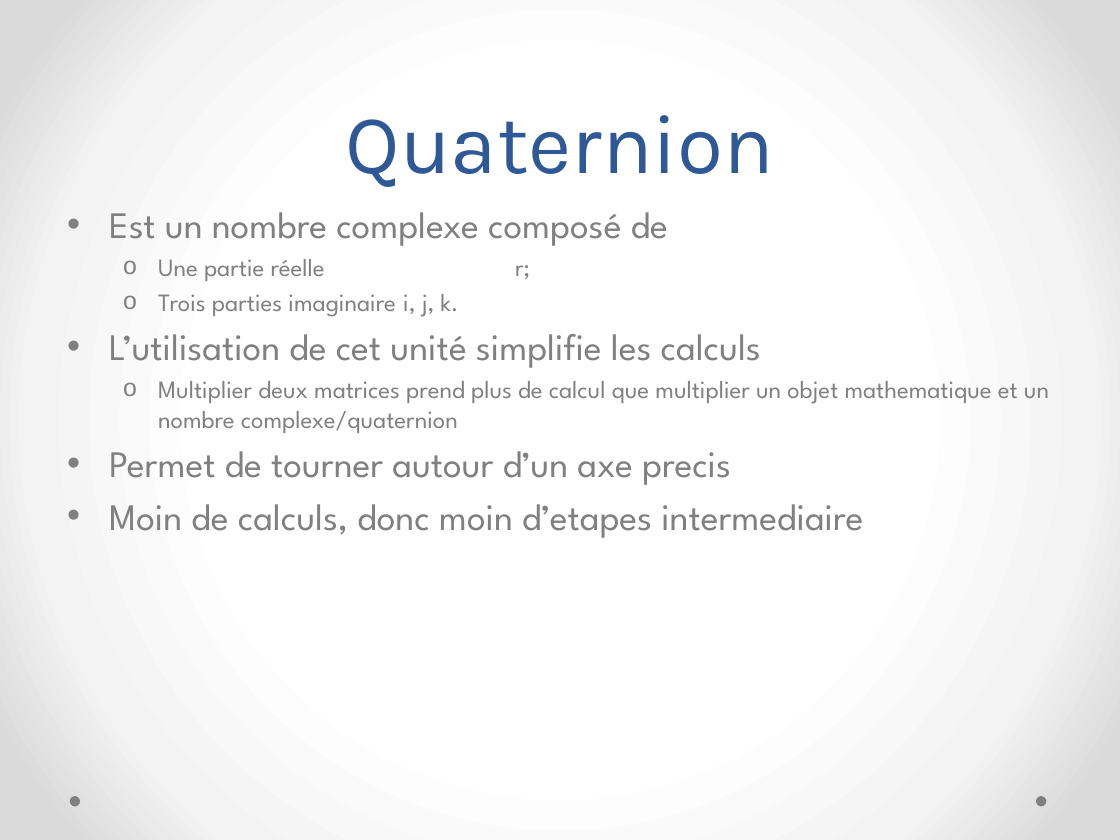
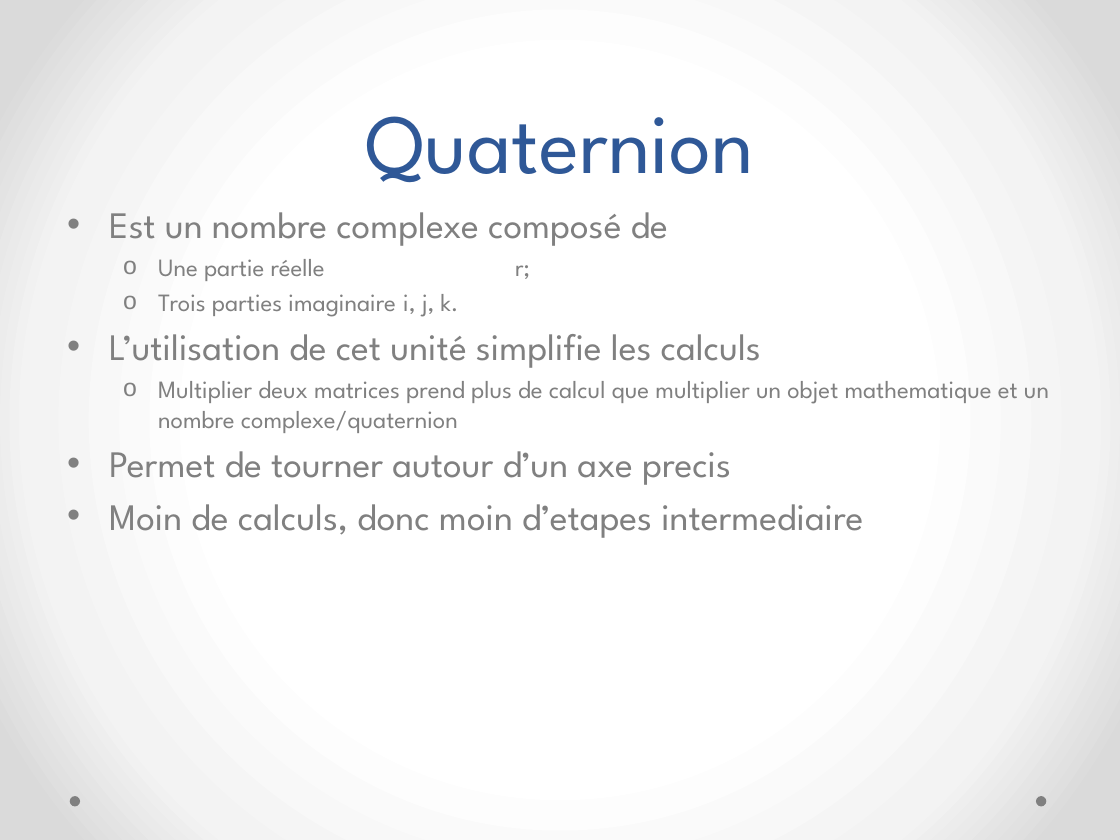
Before and after one commit to megaturbo/TurboSpin, a slide deck: slide 9 of Presentation/MatrixLite.pptx. Drawn at 1120x840 pixels with LibreOffice and Linux fonts; fonts in the diff are those of the drawing. Boxes give left, top, right and bottom in pixels: in the first picture for what was removed or moved away, otherwise in the second. Text is boxed around its words. In the diff, an @@ line names an element or a change of style, - is before the commit and + after.

```diff
--- a/Presentation/MatrixLite.pptx
+++ b/Presentation/MatrixLite.pptx
@@ title "Quaternion" at [366, 116, 754, 182]: font Karla to League Spartan @@
```
Also in this commit, not shown: 7 other slides changed.
